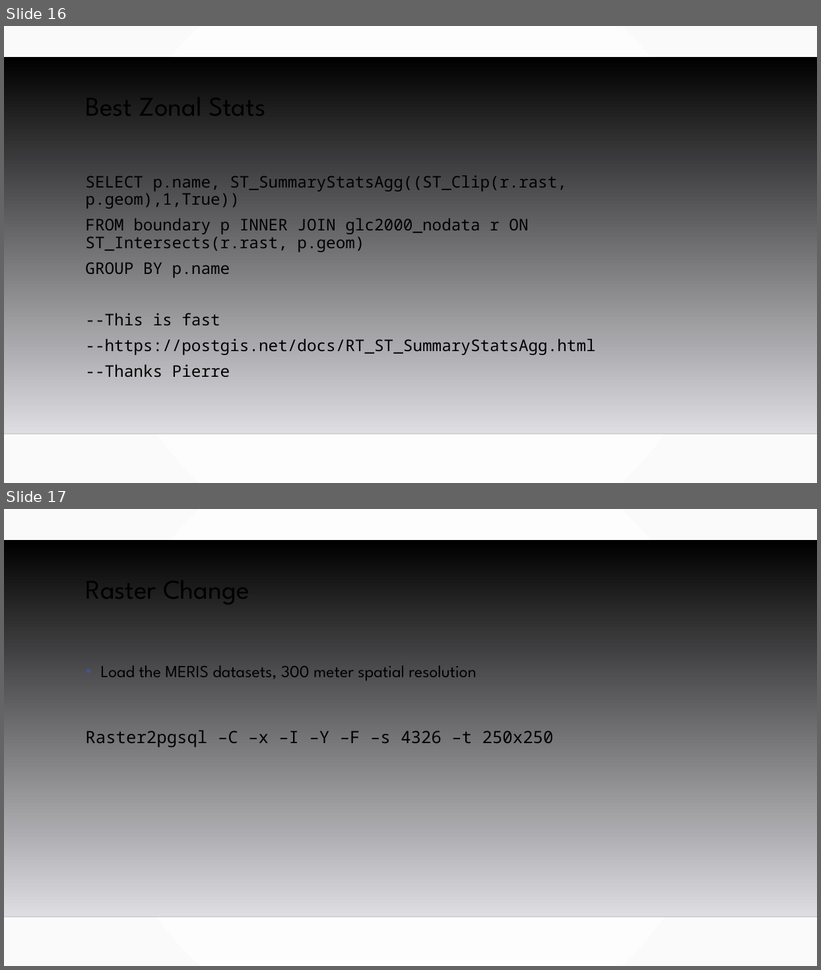
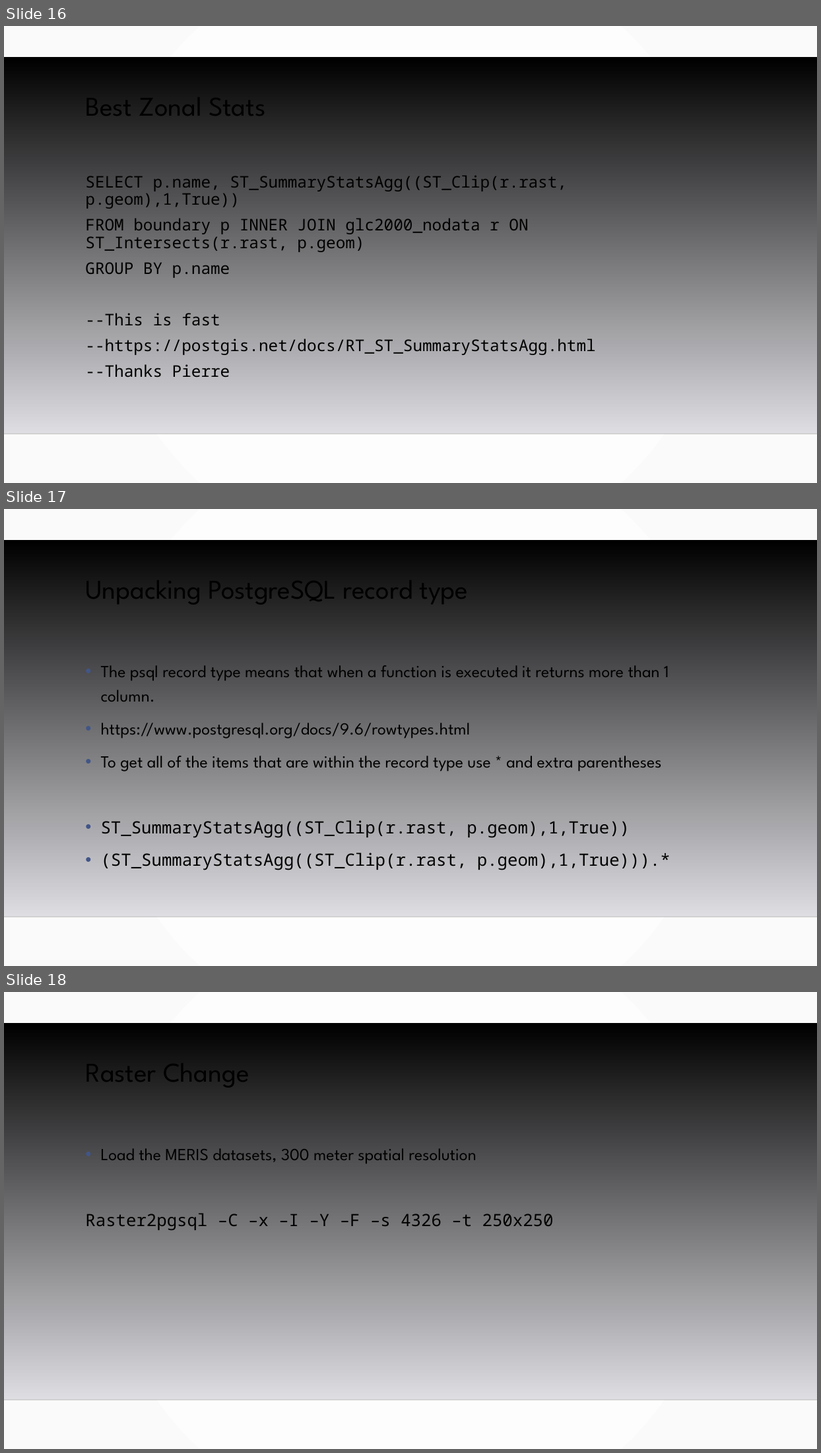
Before and after one commit to MGIS-UMN/GIS5577_week8, a slide deck: Raster_analysis.odp. Shown one above the other, each under a label of ours: slides 16 and 17 before the commit, slides 16, 17 and 18 after it. The pictures are 821x970 and 821x1453 pixels, drawn with LibreOffice and Linux fonts; fonts in the diff are those of the drawing; background and template pictures are left out. Boxes give left, top, right and bottom in pixels: in the first picture for what was removed or moved away, otherwise in the second. Text is boxed around its words. In the diff, an @@ line names an element or a change of style, - is before the commit and + after.

```diff
--- a/Raster_analysis.odp
+++ b/Raster_analysis.odp
@@ slide 17 added at box(4, 509, 817, 966), background gradient #FFFFFF to #FAFAFA; not listed: 2 template elements that a slide beside it also shows @@
@@ title added at box(85, 568, 468, 608), 32 pt, text #000000 @@
+Unpacking PostgreSQL record type
@@ text added at box(101, 665, 671, 871), 20 pt, text #000000 @@
+• The psql record type means that when a function is executed it returns more than 1 column.
+• https://www.postgresql.org/docs/9.6/rowtypes.html
+• To get all of the items that are within the record type use * and extra parentheses
+• ST_SummaryStatsAgg((ST_Clip(r.rast, p.geom),1,True))
+• (ST_SummaryStatsAgg((ST_Clip(r.rast, p.geom),1,True))).*
@@ what was slide 17 is now slide 18 @@
```
Also in this commit, not shown: 1 slide changed, 1 other slide added, 16 other files.
